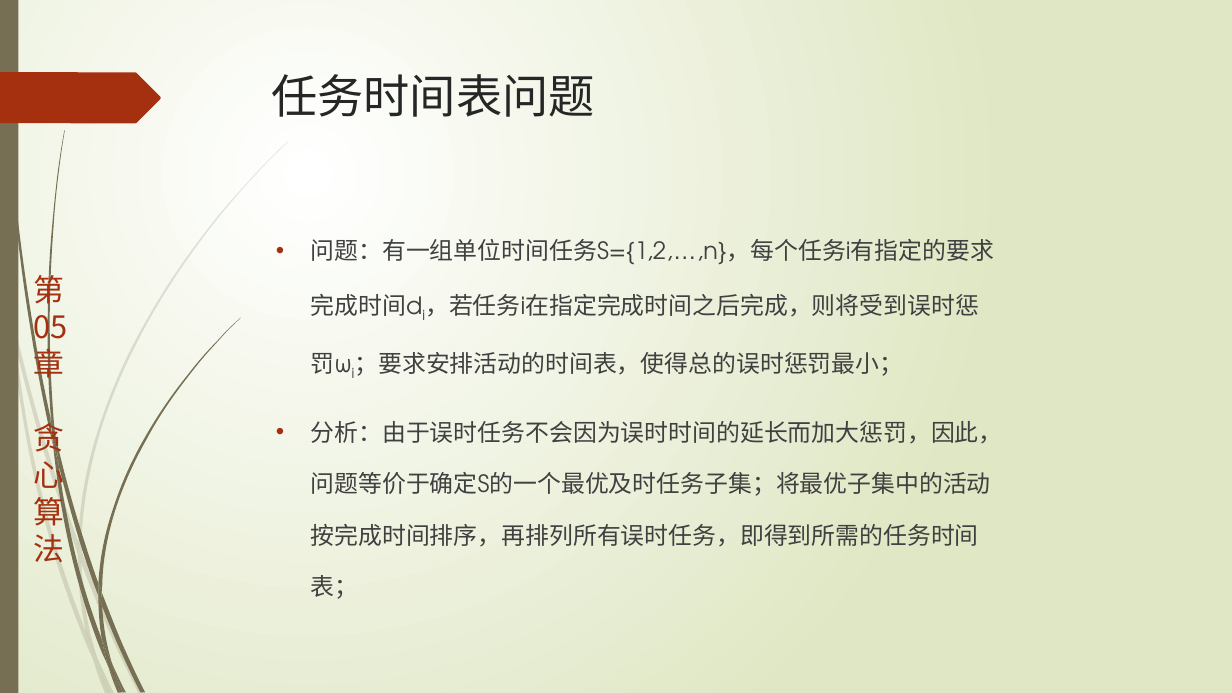
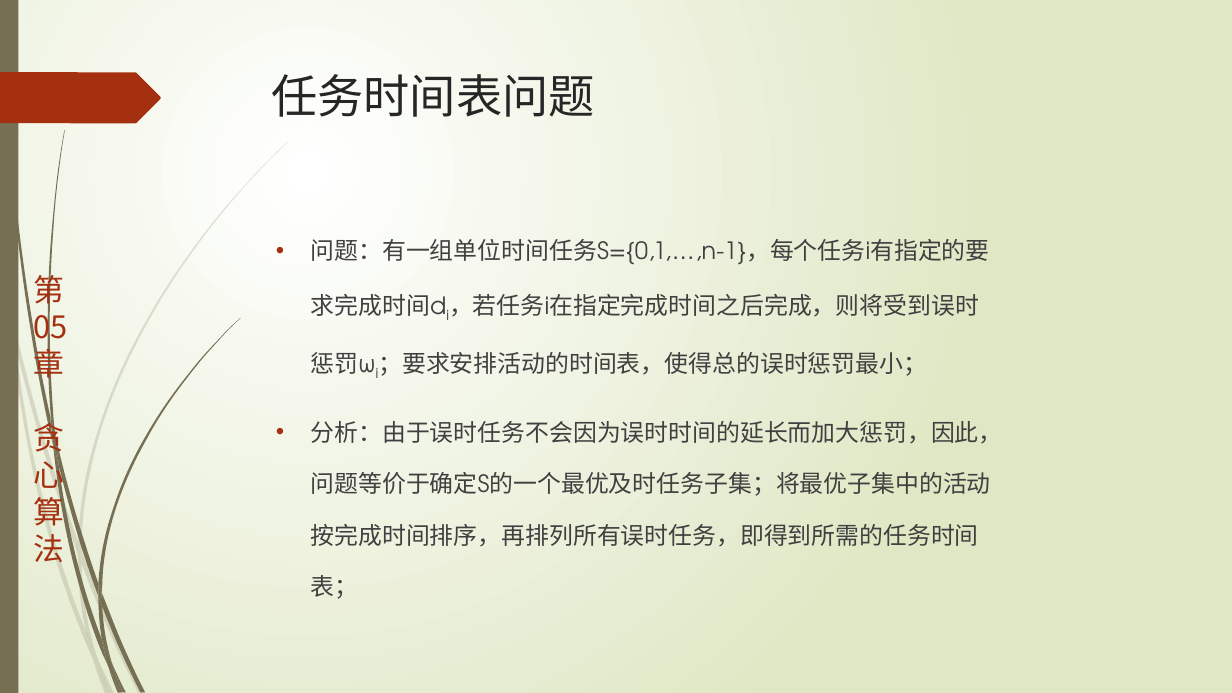
Before and after one commit to TeacherPeng/AlgorithmDesign, a slide deck: slide 20 of 教案/第05章.贪心算法.pptx (slide 19 before the commit). Drawn at 1232x693 pixels with LibreOffice and Linux fonts; fonts in the diff are those of the drawing. Boxes give left, top, right and bottom in pixels: in the first picture for what was removed or moved away, otherwise in the second. Text is boxed around its words. In the diff, an @@ line names an element or a change of style, - is before the commit and + after.

```diff
--- a/教案/第05章.贪心算法.pptx
+++ b/教案/第05章.贪心算法.pptx
@@ text at [311,239,990,376]: text changed @@
-• 问题：有一组单位时间任务S={1,2,…,n}，每个任务i有指定的要求完成时间di，若任务i在指定完成时间之后完成，则将受到误时惩罚ωi；要求安排活动的时间表，使得总的误时惩罚最小；
+• 问题：有一组单位时间任务S={0,1,…,n-1}，每个任务i有指定的要求完成时间di，若任务i在指定完成时间之后完成，则将受到误时惩罚ωi；要求安排活动的时间表，使得总的误时惩罚最小；
```
Also in this commit, not shown: 7 other slides changed, 1 slide added, 8 other files.
